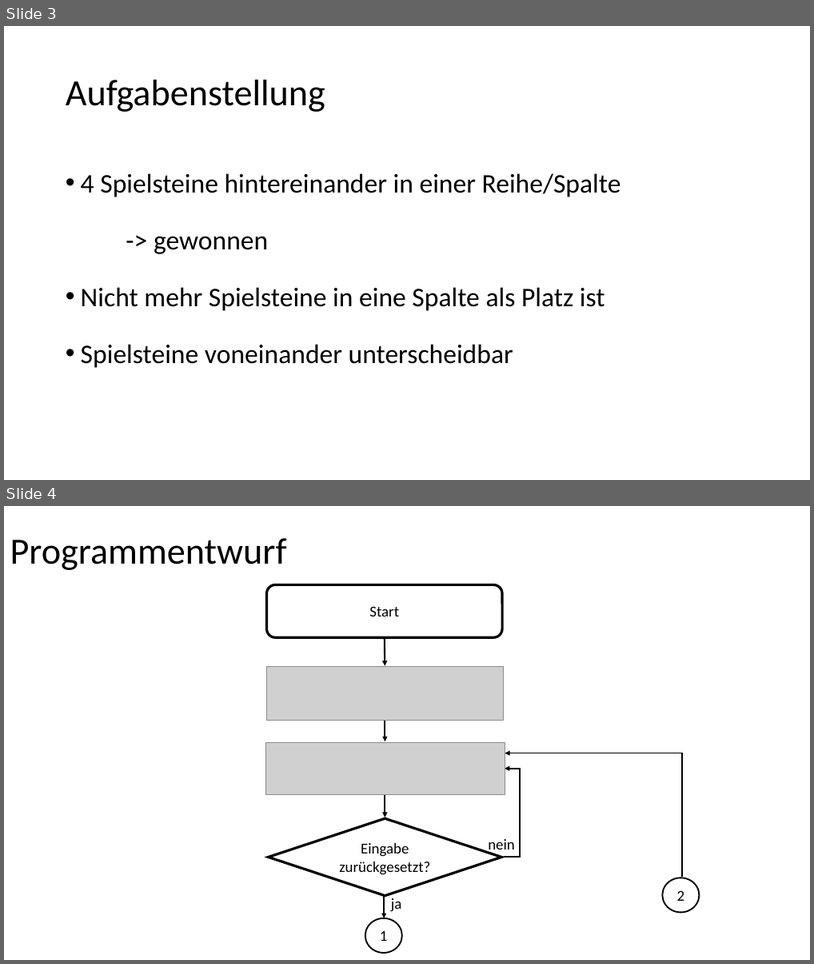
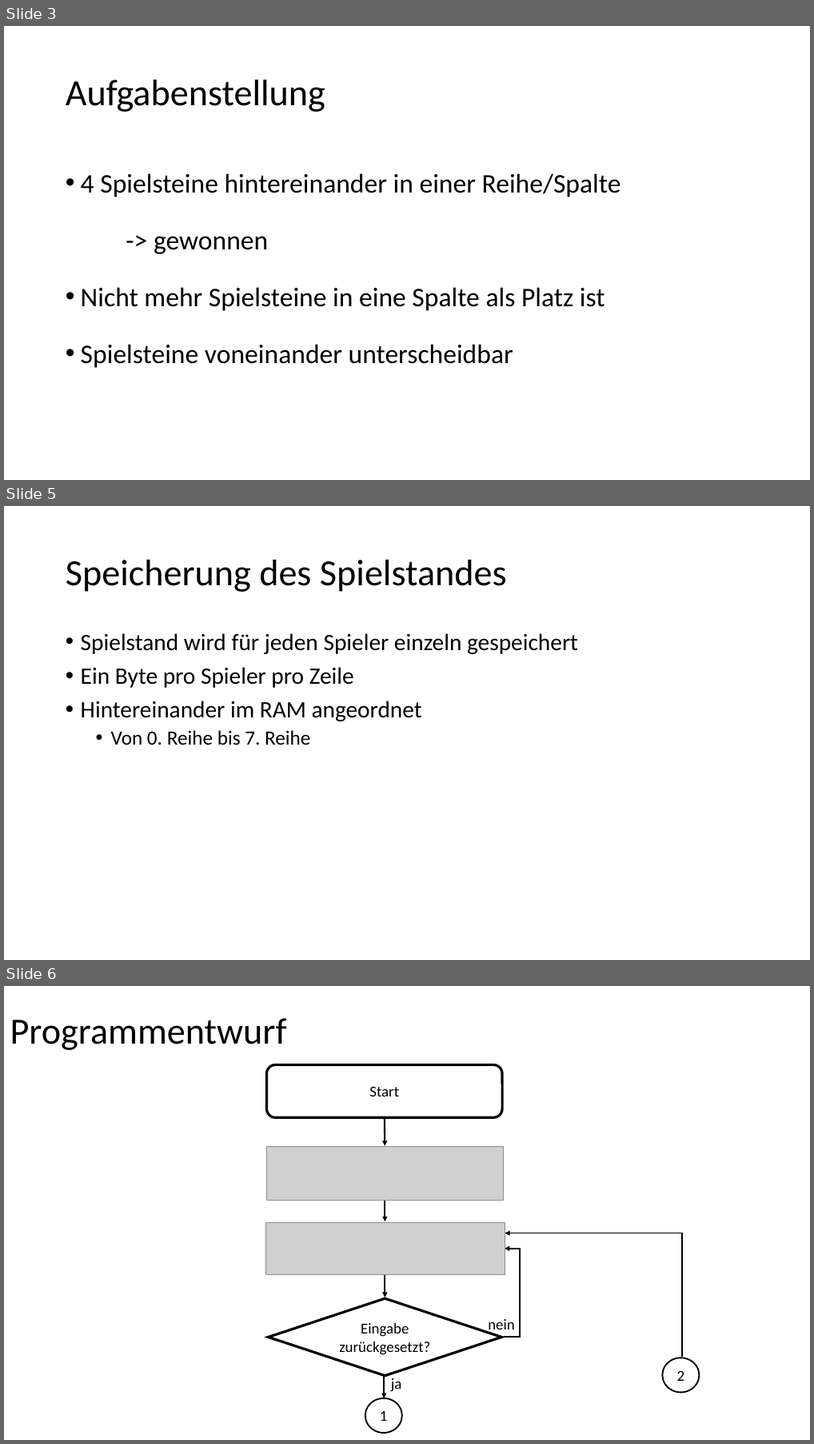
Before and after one commit to riesinger/8051-gewinnt, a slide deck: VierGewinnt.pptx. Shown one above the other, each under a label of ours: slides 3 and 4 before the commit, slides 3, 5 and 6 after it; the slides between them are not shown. The pictures are 814x964 and 814x1444 pixels, drawn with LibreOffice and Linux fonts; fonts in the diff are those of the drawing; grey boxes stand for pictures. Boxes give left, top, right and bottom in pixels: in the first picture for what was removed or moved away, otherwise in the second. Text is boxed around its words. In the diff, an @@ line names an element or a change of style, - is before the commit and + after.

```diff
--- a/VierGewinnt.pptx
+++ b/VierGewinnt.pptx
@@ slide 5 added at (4,506,810,960), background #FFFFFF @@
@@ title added at (66,560,507,592), 44 pt, text #000000 @@
+Speicherung des Spielstandes
@@ text added at (81,633,578,745), 28 pt, text #000000 @@
+• Spielstand wird für jeden Spieler einzeln gespeichert
+• Ein Byte pro Spieler pro Zeile
+• Hintereinander im RAM angeordnet
+  • Von 0. Reihe bis 7. Reihe
@@ what was slide 4 is now slide 6 @@
```
Also in this commit, not shown: 1 slide changed, 1 other slide added.
